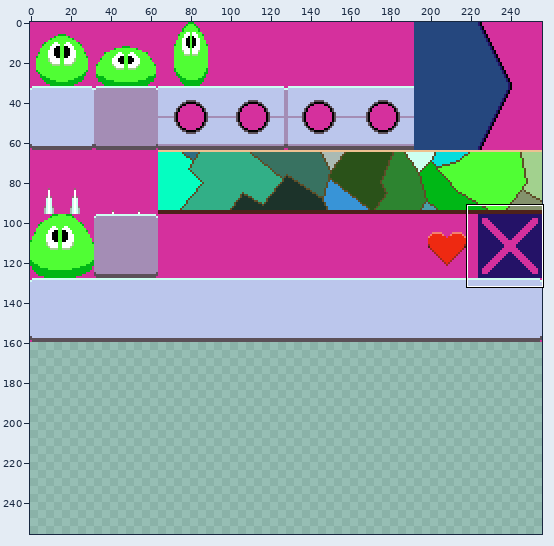
Sprite sheet: assets/spritesheet.png. Above: a wide view before the commit, with the close-up outlined.
Close-up. Old version:
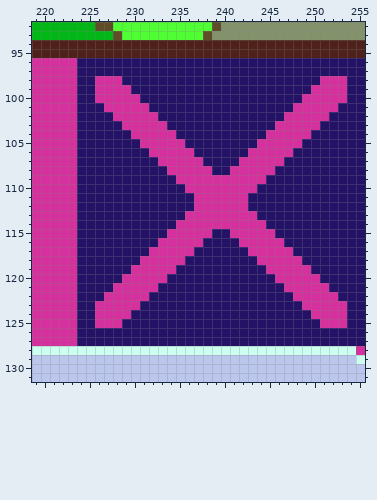
The file is 256x160 pixels. Shown: x 219..255, y 92..131. The old version is drawn lined up with the new one, on the new canvas. The commit also changed other parts of the picture, which this record leaves out.
The same view after the edit:
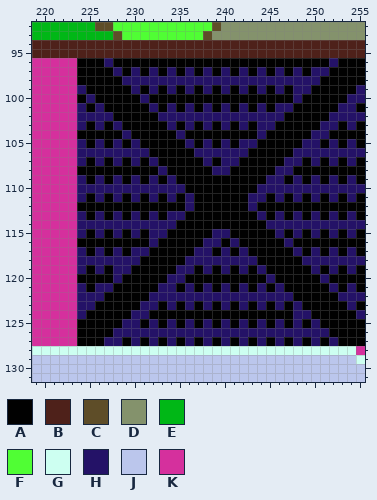
Palette (. is transparent): A #010101  B #4e211a  C #5e4d28  D #84926c  E #00b716  F #50fe34  G #cdfff1  H #241267  J #bbc6ec  K #d5309d
What changed:
canvas 256x160 -> 256x256
y 96: x 224..226 HHH -> AAA; x 228..251 HHHHHHHHHHHHHHHHHHHHHHHH -> AAAAAAAAAAAAAAAAAAAAAAAA; x 253..255 HHH -> AAA
y 97: x 224..227 HHHH -> AAAA; x 229 H -> A; x 231 H -> A; x 233 H -> A; x 235 H -> A; x 237 H -> A; x 239 H -> A; x 241 H -> A; x 243 H -> A; x 245 H -> A; x 247 H -> A; x 249 H -> A; x 252..255 HHHH -> AAAA
y 98: x 224..228 HHKKK -> AAAAA; x 251..255 KKKHH -> AAAAA
y 99: x 225..229 HKKKK -> AAAAA; x 231 H -> A; x 233 H -> A; x 235 H -> A; x 237 H -> A; x 239 H -> A; x 241 H -> A; x 243 H -> A; x 245 H -> A; x 247 H -> A; x 250..254 KKKKH -> AAAAA
y 100: x 224 H -> A; x 226..230 KKKKK -> AAAAA; x 232..247 HHHHHHHHHHHHHHHH -> AAAAAAAAAAAAAAAA; x 249..253 KKKKK -> AAAAA
y 101: x 225 H -> A; x 227..231 KKKKK -> AAAAA; x 233 H -> A; x 235 H -> A; x 237 H -> A; x 239 H -> A; x 241 H -> A; x 243 H -> A; x 245 H -> A; x 248..252 KKKKK -> AAAAA; x 255 H -> A
y 102: x 228..232 KKKKK -> AAAAA; x 247..251 KKKKK -> AAAAA
y 103: x 225 H -> A; x 227 H -> A; x 229..233 KKKKK -> AAAAA; x 235 H -> A; x 237 H -> A; x 239 H -> A; x 241 H -> A; x 243 H -> A; x 246..250 KKKKK -> AAAAA; x 253 H -> A; x 255 H -> A
y 104: x 224..228 HHHHH -> AAAAA; x 230..234 KKKKK -> AAAAA; x 236..243 HHHHHHHH -> AAAAAAAA; x 245..249 KKKKK -> AAAAA; x 252..255 HHHH -> AAAA
y 105: x 225 H -> A; x 227 H -> A; x 229 H -> A; x 231..235 KKKKK -> AAAAA; x 237 H -> A; x 239 H -> A; x 241 H -> A; x 244..248 KKKKK -> AAAAA; x 251 H -> A; x 253 H -> A; x 255 H -> A
y 106: x 232..236 KKKKK -> AAAAA; x 243..247 KKKKK -> AAAAA
y 107: x 225 H -> A; x 227 H -> A; x 229 H -> A; x 231 H -> A; x 233..237 KKKKK -> AAAAA; x 239 H -> A; x 242..246 KKKKK -> AAAAA; x 249 H -> A; x 251 H -> A; x 253 H -> A; x 255 H -> A
y 108: x 224..232 HHHHHHHHH -> AAAAAAAAA; x 234..238 KKKKK -> AAAAA; x 241..245 KKKKK -> AAAAA; x 248..255 HHHHHHHH -> AAAAAAAA
y 109: x 225 H -> A; x 227 H -> A; x 229 H -> A; x 231 H -> A; x 233 H -> A; x 235..244 KKKKKKKKKK -> AAAAAAAAAA; x 247 H -> A; x 249 H -> A; x 251 H -> A; x 253 H -> A; x 255 H -> A
y 110: x 236..243 KKKKKKKK -> AAAAAAAA
y 111: x 225 H -> A; x 227 H -> A; x 229 H -> A; x 231 H -> A; x 233 H -> A; x 235 H -> A; x 237..242 KKKKKK -> AAAAAA; x 245 H -> A; x 247 H -> A; x 249 H -> A; x 251 H -> A; x 253 H -> A; x 255 H -> A
y 112: x 224..235 HHHHHHHHHHHH -> AAAAAAAAAAAA; x 237..242 KKKKKK -> AAAAAA; x 244..255 HHHHHHHHHHHH -> AAAAAAAAAAAA
y 113: x 225 H -> A; x 227 H -> A; x 229 H -> A; x 231 H -> A; x 233 H -> A; x 236..243 KKKKKKKK -> AAAAAAAA; x 245 H -> A; x 247 H -> A; x 249 H -> A; x 251 H -> A; x 253 H -> A; x 255 H -> A
y 114: x 235..244 KKKKKKKKKK -> AAAAAAAAAA
y 115: x 225 H -> A; x 227 H -> A; x 229 H -> A; x 231 H -> A; x 234..238 KKKKK -> AAAAA; x 241..245 KKKKK -> AAAAA; x 247 H -> A; x 249 H -> A; x 251 H -> A; x 253 H -> A; x 255 H -> A
y 116: x 224..231 HHHHHHHH -> AAAAAAAA; x 233..237 KKKKK -> AAAAA; x 240 H -> A; x 242..246 KKKKK -> AAAAA; x 248..255 HHHHHHHH -> AAAAAAAA
y 117: x 225 H -> A; x 227 H -> A; x 229 H -> A; x 232..236 KKKKK -> AAAAA; x 239 H -> A; x 241 H -> A; x 243..247 KKKKK -> AAAAA; x 249 H -> A; x 251 H -> A; x 253 H -> A; x 255 H -> A
y 118: x 231..235 KKKKK -> AAAAA; x 244..248 KKKKK -> AAAAA
y 119: x 225 H -> A; x 227 H -> A; x 230..234 KKKKK -> AAAAA; x 237 H -> A; x 239 H -> A; x 241 H -> A; x 243 H -> A; x 245..249 KKKKK -> AAAAA; x 251 H -> A; x 253 H -> A; x 255 H -> A
y 120: x 224..227 HHHH -> AAAA; x 229..233 KKKKK -> AAAAA; x 236..244 HHHHHHHHH -> AAAAAAAAA; x 246..250 KKKKK -> AAAAA; x 252..255 HHHH -> AAAA
y 121: x 225 H -> A; x 228..232 KKKKK -> AAAAA; x 235 H -> A; x 237 H -> A; x 239 H -> A; x 241 H -> A; x 243 H -> A; x 245 H -> A; x 247..251 KKKKK -> AAAAA; x 253 H -> A; x 255 H -> A
y 122: x 227..231 KKKKK -> AAAAA; x 248..252 KKKKK -> AAAAA
y 123: x 226..230 KKKKK -> AAAAA; x 233 H -> A; x 235 H -> A; x 237 H -> A; x 239 H -> A; x 241 H -> A; x 243 H -> A; x 245 H -> A; x 247 H -> A; x 249..253 KKKKK -> AAAAA; x 255 H -> A
y 124: x 225..229 HKKKK -> AAAAA; x 232..247 HHHHHHHHHHHHHHHH -> AAAAAAAAAAAAAAAA; x 250..254 KKKKH -> AAAAA
y 125: x 224..228 HHKKK -> AAAAA; x 231 H -> A; x 233 H -> A; x 235 H -> A; x 237 H -> A; x 239 H -> A; x 241 H -> A; x 243 H -> A; x 245 H -> A; x 247 H -> A; x 249 H -> A; x 251..255 KKKHH -> AAAAA
y 126: x 224..227 HHHH -> AAAA; x 252..255 HHHH -> AAAA
y 127: x 224..226 HHH -> AAA; x 229 H -> A; x 231 H -> A; x 233 H -> A; x 235 H -> A; x 237 H -> A; x 239 H -> A; x 241 H -> A; x 243 H -> A; x 245 H -> A; x 247 H -> A; x 249 H -> A; x 251 H -> A; x 253..255 HHH -> AAA
Where, in picture pixels (left, top, right, bottom), the same in both close-ups:
changed: (77, 58, 365, 346)
